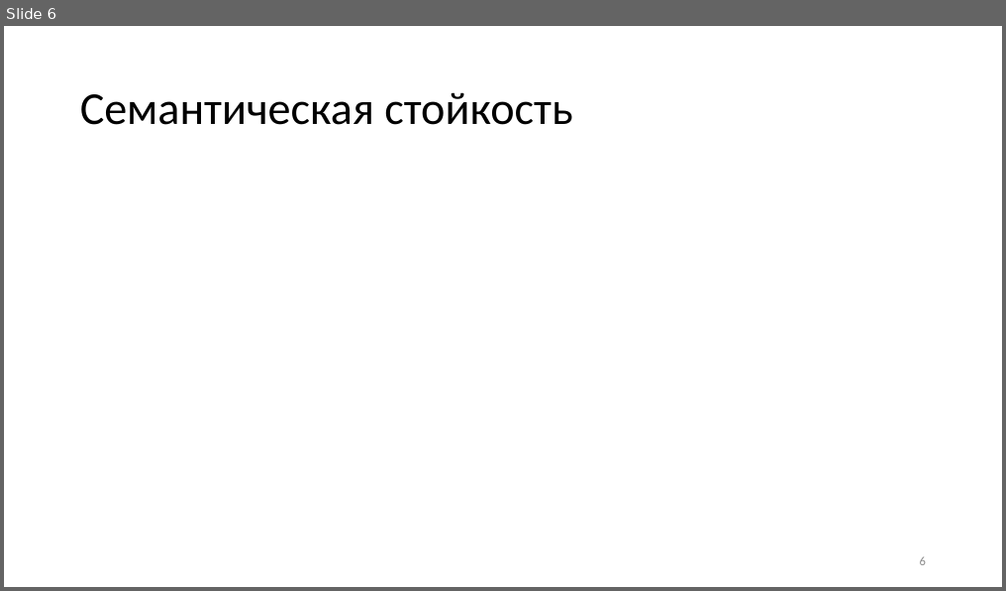
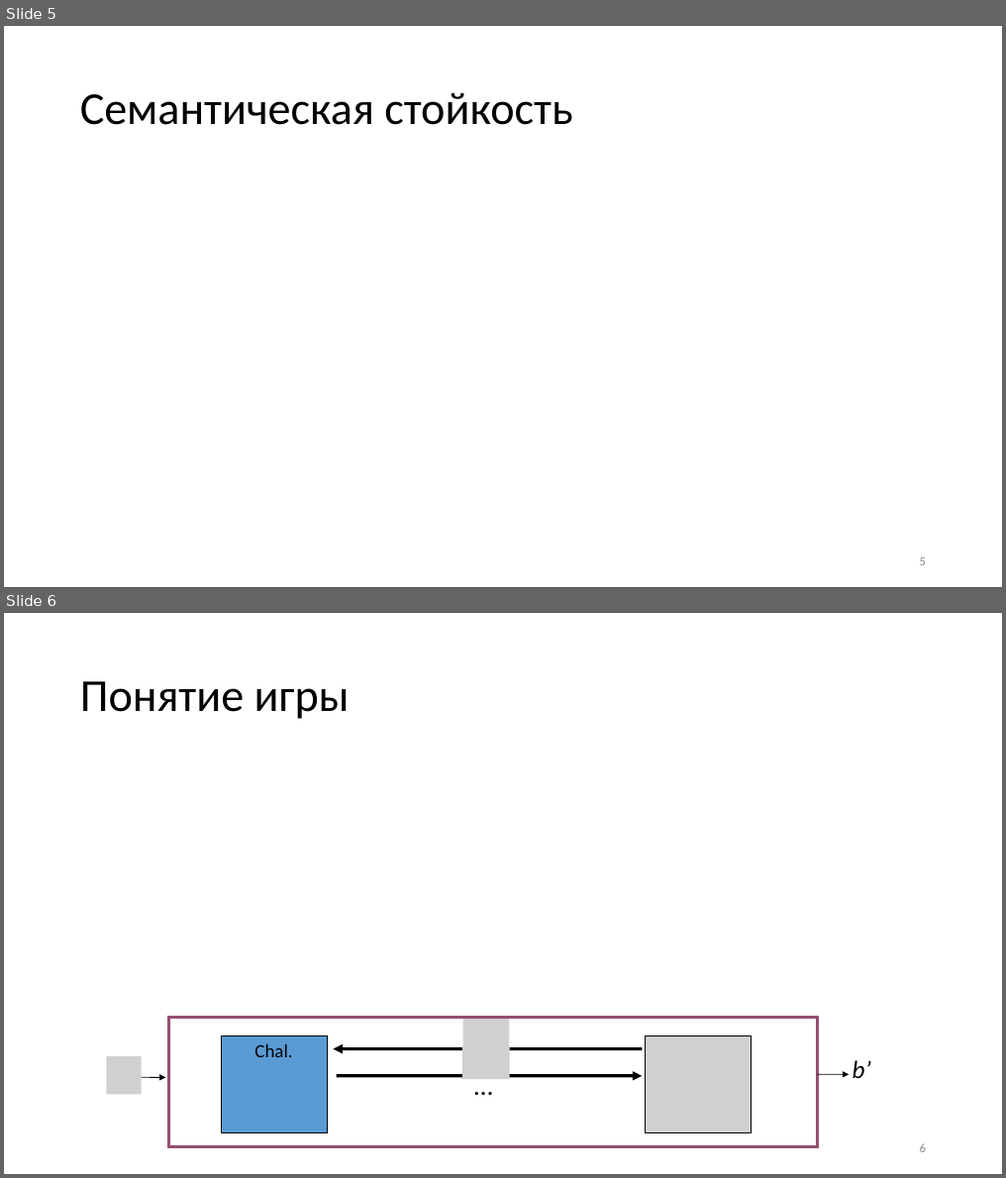
Before and after one commit to CryptoCourse/CryptoLectures, a slide deck: Lectures/Lecture1-b.pptx. Shown one above the other, each under a label of ours: slide 6 before the commit, slides 5 and 6 after it. The pictures are 1006x591 and 1006x1178 pixels, drawn with LibreOffice and Linux fonts; fonts in the diff are those of the drawing; grey boxes stand for pictures. Boxes give left, top, right and bottom in pixels: in the first picture for what was removed or moved away, otherwise in the second. Text is boxed around its words. In the diff, an @@ line names an element or a change of style, - is before the commit and + after.

```diff
--- a/Lectures/Lecture1-b.pptx
+++ b/Lectures/Lecture1-b.pptx
@@ slide 6 added at (x1=4, y1=613, x2=1002, y2=1174), background #FFFFFF @@
@@ title added at (x1=80, y1=681, x2=350, y2=719), 44 pt, text #000000 @@
+Понятие игры
@@ rectangle added at (x1=168, y1=1017, x2=818, y2=1148), outline #954F72 3 pt @@
@@ picture added at (x1=463, y1=1017, x2=509, y2=1051) @@
@@ picture added at (x1=107, y1=1057, x2=142, y2=1094) @@
@@ rectangle added at (x1=221, y1=1036, x2=328, y2=1134), fill #5B9BD5, outline #000000 0.75 pt, 18 pt, text #000000 @@
+Chal.
@@ arrow added from (642, 1050) to (334, 1050), #000000 3 pt @@
@@ picture added at (x1=462, y1=1047, x2=509, y2=1079) @@
@@ picture added at (x1=645, y1=1036, x2=751, y2=1134) @@
@@ arrow added from (135, 1078) to (165, 1078), #000000 0.75 pt @@
@@ arrow added from (337, 1076) to (642, 1076), #000000 3 pt @@
@@ text added at (x1=466, y1=1065, x2=500, y2=1106), 26 pt, text #000000 @@
+…
@@ arrow added from (817, 1075) to (849, 1075), #000000 0.75 pt @@
@@ text added at (x1=852, y1=1060, x2=871, y2=1078), 24 pt, text #000000, italic @@
+b’
@@ page number added at (x1=920, y1=1144, x2=926, y2=1153), 12 pt, text #8C8C8C @@
+6
@@ what was slide 6 is now slide 5 @@
```
Also in this commit, not shown: 5 other slides added, 1 other file.
